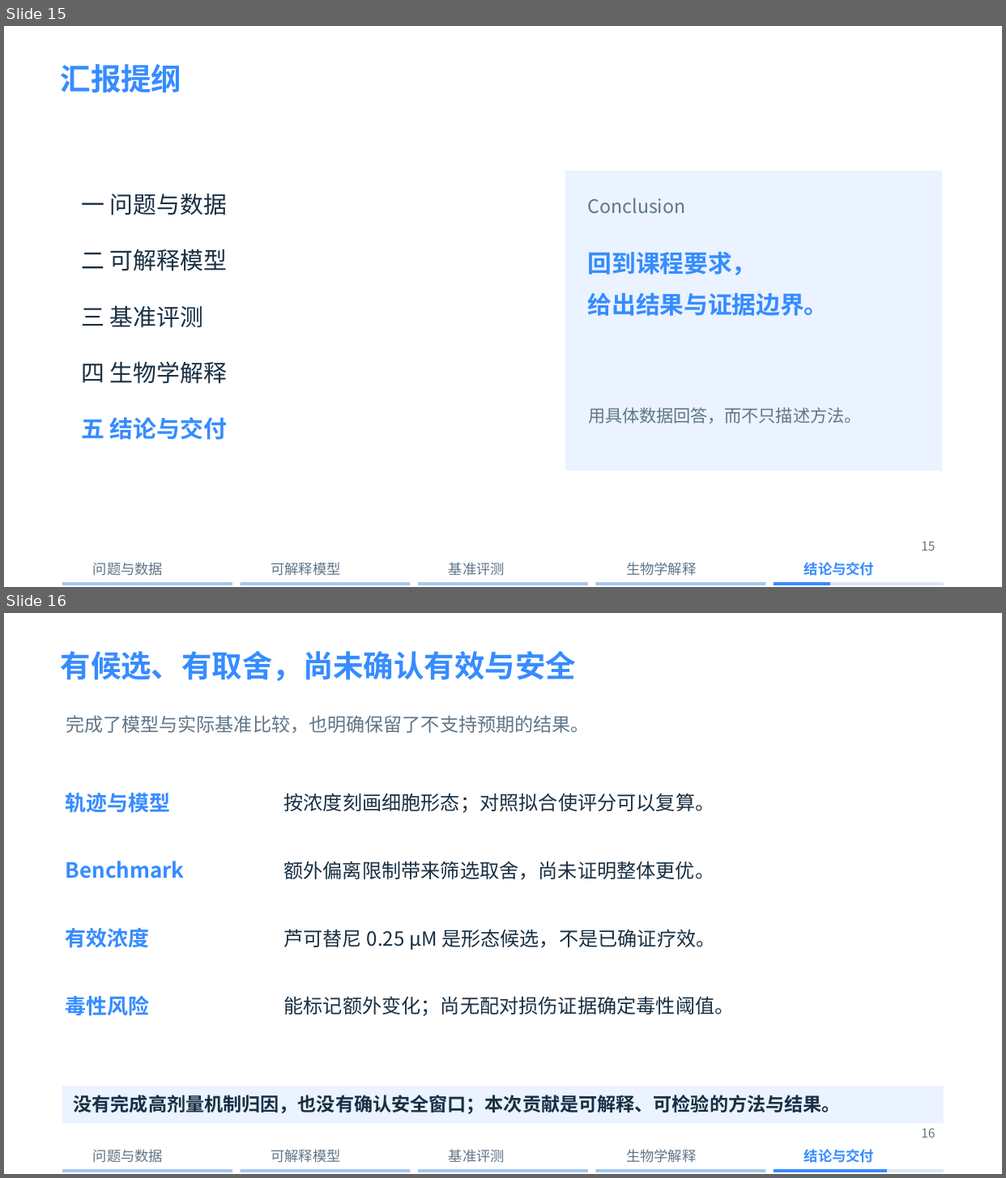
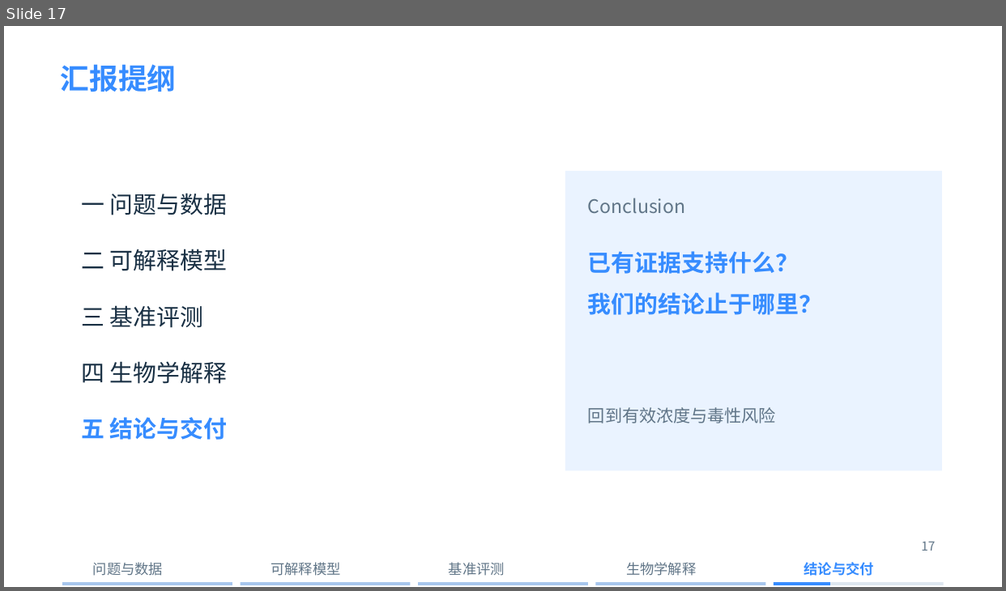
Before and after one commit to xing-zq/cell-state-dose-response, a slide deck: presentation/细胞状态轨迹_十分钟汇报.pptx. Shown one above the other, each under a label of ours: slides 15 and 16 before the commit, slide 17 after it. The pictures are 1006x1178 and 1006x591 pixels, drawn with LibreOffice and Linux fonts; fonts in the diff are those of the drawing; background and template pictures are left out. Boxes give left, top, right and bottom in pixels: in the first picture for what was removed or moved away, otherwise in the second. Text is boxed around its words. In the diff, an @@ line names an element or a change of style, - is before the commit and + after.

```diff
--- a/presentation/细胞状态轨迹_十分钟汇报.pptx
+++ b/presentation/细胞状态轨迹_十分钟汇报.pptx
@@ slide 16 removed at [4, 613, 1002, 1174], background picture (left out) @@
@@ text removed at [61, 651, 576, 681] @@
-有候选、有取舍，尚未确认有效与安全
@@ text removed at [66, 715, 590, 733] @@
-完成了模型与实际基准比较，也明确保留了不支持预期的结果。
@@ text removed at [66, 793, 170, 813] @@
-轨迹与模型
@@ text removed at [284, 793, 715, 813] @@
-按浓度刻画细胞形态；对照拟合使评分可以复算。
@@ text removed at [66, 861, 185, 879] @@
-Benchmark
@@ text removed at [284, 861, 715, 880] @@
-额外偏离限制带来筛选取舍，尚未证明整体更优。
@@ text removed at [66, 928, 150, 948] @@
-有效浓度
@@ text removed at [284, 929, 715, 950] @@
-芦可替尼 0.25 µM 是形态候选，不是已确证疗效。
@@ text removed at [66, 996, 150, 1016] @@
-毒性风险
@@ text removed at [284, 996, 735, 1016] @@
-能标记额外变化；尚无配对损伤证据确定毒性阈值。
@@ rectangle removed at [62, 1086, 944, 1123] @@
@@ text removed at [74, 1095, 841, 1114] @@
-没有完成高剂量机制归因，也没有确认安全窗口；本次贡献是可解释、可检验的方法与结果。
@@ text removed at [921, 1128, 935, 1138] @@
-16
@@ rectangle removed at [62, 1170, 232, 1173] @@
@@ text removed at [93, 1149, 163, 1163] @@
-问题与数据
@@ rectangle removed at [241, 1170, 411, 1173] @@
@@ text removed at [270, 1149, 340, 1163] @@
-可解释模型
@@ rectangle removed at [418, 1170, 588, 1173] @@
@@ text removed at [449, 1149, 505, 1163] @@
-基准评测
@@ rectangle removed at [596, 1170, 766, 1173] @@
@@ text removed at [626, 1149, 696, 1163] @@
-生物学解释
@@ rectangle removed at [774, 1170, 944, 1173] @@
@@ rectangle removed at [774, 1170, 887, 1173] @@
@@ text removed at [804, 1149, 874, 1163] @@
-结论与交付
@@ what was slide 15 is now slide 17 @@
@@ slide 17 changed as well @@
@@ text "汇报提纲" at [61, 64, 177, 92]: size 29.2 to 27.8 pt @@
@@ text at [588, 251, 799, 274]: text changed; size 23.2 to 22.5 pt @@
-回到课程要求，
+已有证据支持什么？
@@ text at [588, 292, 822, 315]: text changed; size 23.2 to 22.5 pt @@
-给出结果与证据边界。
+我们的结论止于哪里？
@@ text at [588, 408, 776, 424]: text changed @@
-用具体数据回答，而不只描述方法。
+回到有效浓度与毒性风险
@@ text at [921, 541, 935, 551]: text changed @@
-15
+17
```
Also in this commit, not shown: 14 other slides changed, 3 slides added, 23 other files.
